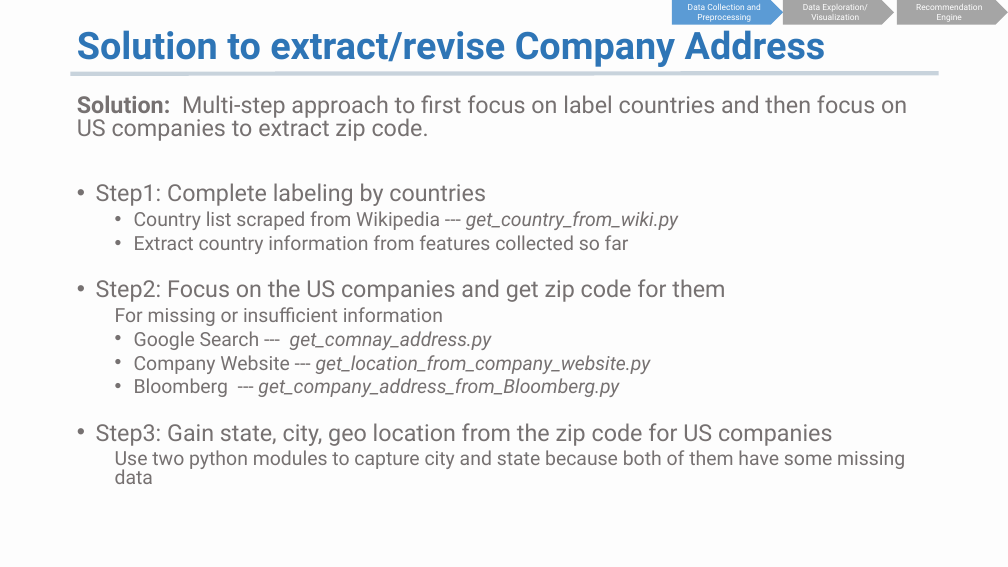
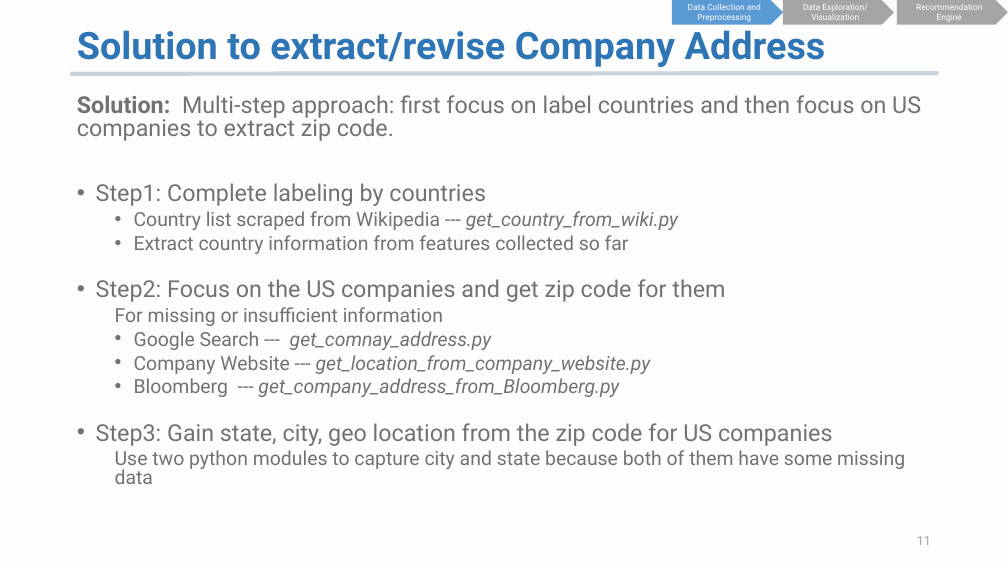
Before and after one commit to K-AlfredIwasaki/job_hunting_made_easy, a slide deck: slide 11 of startup_db_recommendation.pptx. Drawn at 1008x567 pixels with LibreOffice and Linux fonts; fonts in the diff are those of the drawing. Boxes give left, top, right and bottom in pixels: in the first picture for what was removed or moved away, otherwise in the second. Text is boxed around its words. In the diff, an @@ line names an element or a change of style, - is before the commit and + after.

```diff
--- a/startup_db_recommendation.pptx
+++ b/startup_db_recommendation.pptx
@@ text at [77,95,921,141]: text changed @@
-Solution: Multi-step approach to first focus on label countries and then focus on US companies to extract zip code.
+Solution: Multi-step approach: first focus on label countries and then focus on US companies to extract zip code.
@@ page number added at [917,536,931,545], 12 pt, text #A6A4A4 @@
+11
```
Also in this commit, not shown: 21 other slides changed, 3 slides added, 1 slide removed, 4 other files.
